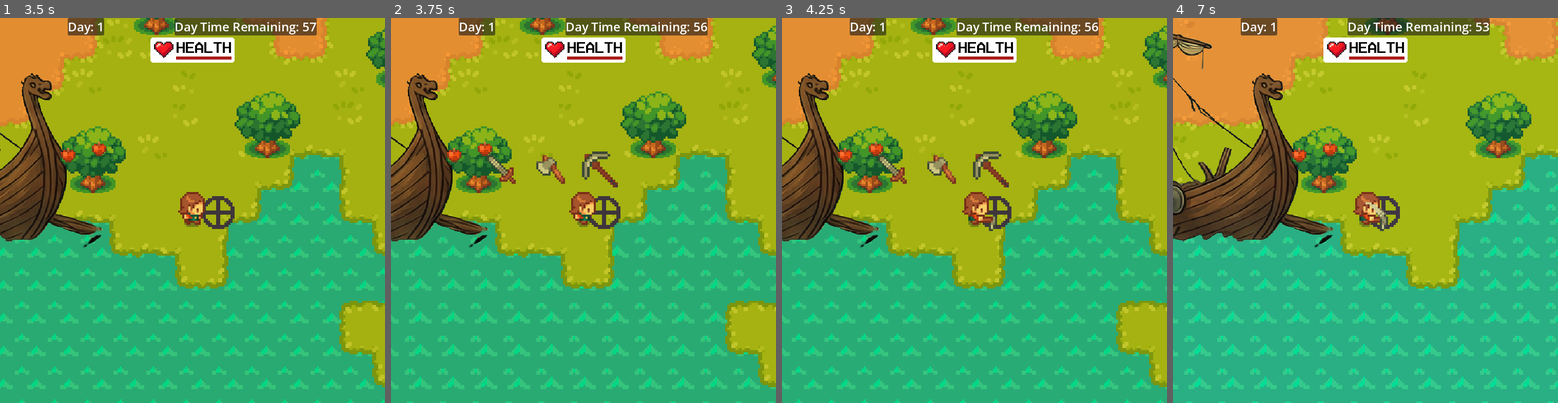
Above: before the commit, frames 1-4 (left to right).
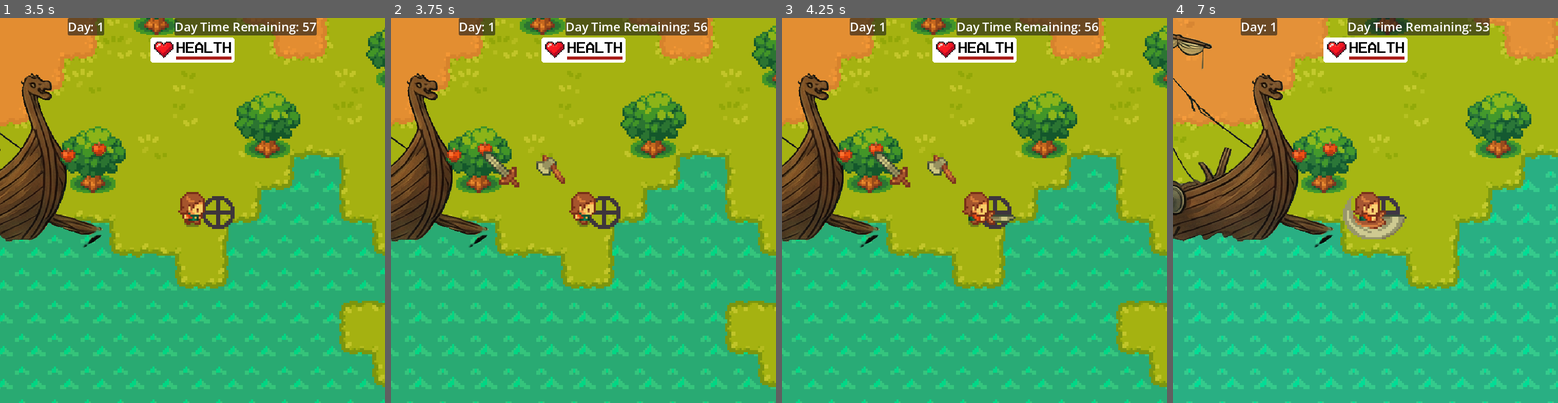
Above: after the commit, the same moments.

Repository: Offshoots/Survival-Game-Test
Game: Godot game, scene res://scenes/ui/main_menu_ui.tscn
Two runs of this game, one before a commit and one after it. Both use one fixed random seed, a clock stepped at 60 frames per second and the inputs below.
Inputs (mouse positions are in pixels of both pictures, inside the frame that each line leads up to):
- Up to frame 1 (3.5 s): click "Start" at 0.5 s; move the mouse to (192, 210) at 1.27 s; hold D (right) 1.28-2.03 s; tap Space (action) at 1.35, 2.3, 2.85 s; click (192, 210) at 1.42 s; move the mouse to (130, 172) at 2.02 s; hold Q (tool_backward) 2.03-2.78 s; tap H (Heal) at 2.1 s; click (130, 172) at 2.17 s; move the mouse to (304, 137) at 2.77 s; hold D (right) from 2.78 s (still down); click (304, 137) at 2.92 s
- Up to frame 2 (3.75 s): move the mouse to (564, 287) at 3.52 s; release D (right) at 3.53 s; hold E (tool_forward) from 3.53 s (still down); tap B (build) at 3.6 s; click (564, 287) at 3.67 s
- Up to frame 3 (4.25 s): keep holding E (tool_forward); tap Space (action) at 3.8 s
- Up to frame 4 (7 s): move the mouse to (1481, 268) at 4.27 s; release E (tool_forward) at 4.28 s; press the mouse at (1481, 268) at 4.28 s; hold A (left) 4.28-5.78 s; tap Space (action) at 4.55, 5.3, 6.05, 6.6 s; tap I (inventory) at 4.9 s; move the mouse to (1250, 152) at 5.02 s; release the mouse at (1250, 152) at 5.03 s; tap Tab (day_change) at 5.1 s; move the mouse to (1384, 210) at 5.77 s; hold Q (tool_backward) 5.78-6.53 s; tap N (diagnose) at 5.85 s; click (1384, 210) at 5.92 s; move the mouse to (1307, 114) at 6.52 s; hold D (right) from 6.53 s (still down)

Frame 1 is identical in both runs. In frame 2, 0.6% of the frame differs, in the area x 24-59%, y 34-44%; in frame 3, 0.8%; in frame 4, 0.9%, in the area x 44-61%, y 46-58%.

Commit message:
2_2_2026_u2
Updated ToolUI so that the Tool Inventory Array can be modified during the game and display only the tolls that have been acquired.

Diff:
--- a/scenes/characters/player.gd
+++ b/scenes/characters/player.gd
@@ -17,9 +17,13 @@
 var current_seed: Enum.Seed = Enum.Seed.TOMATO
 var current_inventory: Enum.Item
 var new_item : bool = false
+var new_tool : bool = false
 var inventory : Array[Enum.Item]
+var tool_inventory : Array[Enum.Tool] = [Enum.Tool.AXE, Enum.Tool.SWORD]
+var found_tool : Enum.Tool
 
 @onready var death_timer: Timer = $DeathTimer
+@onready var tool_ui: Control = $ToolUI
 
 signal tool_use(tool: Enum.Tool, pos: Vector2)
 signal diagnose
@@ -38,7 +42,7 @@
 
 
 func _ready() -> void:
-	pass
+	tool_ui.get_tool_inventory(tool_inventory)
 
 func _physics_process(_delta: float) -> void:
 	if can_move:
@@ -48,6 +52,8 @@
 		#mouse_move()
 		animate()
 
+	if new_tool == true:
+		tool_inventory.append(found_tool)
 
 #Storing items in an array for now, don't know if I'll use
 	if new_item == true:
@@ -60,7 +66,7 @@
 func get_basic_input():
 	if Input.is_action_just_pressed("tool_forward") or Input.is_action_just_pressed("tool_backward"):
 		var dir = Input.get_axis("tool_backward", "tool_forward")
-		current_tool = posmod((current_tool + int(dir)), Enum.Tool.size()-4) as Enum.Tool
+		current_tool = posmod((current_tool + int(dir)), tool_inventory.size()) as Enum.Tool
 		#print(current_tool)
 		$ToolUI.reveal_tool()
 
--- a/scenes/ui/tool_ui.gd
+++ b/scenes/ui/tool_ui.gd
@@ -17,9 +17,11 @@
 #By preloading the Tool Texture UI scene, we will have access to the new script and functions in that scene (such as "setup" func used inside of "texture_setup" below)
 var tool_texture_scene = preload("res://scenes/ui/tool_ui_texture.tscn")
 var seed_texture_scene = preload("res://scenes/ui/tool_ui_texture.tscn")
+var tools : Array[Enum.Tool] = [Enum.Tool.AXE, Enum.Tool.SWORD]
 
 func _ready() -> void:
-	texture_setup(Enum.Tool.values(), TOOL_TEXTURES, $ToolContainer)
+	print(tools)
+	texture_setup(tools, TOOL_TEXTURES, $ToolContainer)
 	$ToolContainer.hide()
 	texture_setup(Enum.Seed.values(), SEED_TEXTURES, $SeedContainer)
 	$SeedContainer.hide()
@@ -27,10 +29,11 @@
 func texture_setup(enum_list: Array, textures: Dictionary, container: HBoxContainer):
 	if textures == TOOL_TEXTURES:
 		#Size - 4 allows for only Sword, Axe, Pickaxe to be featured.
-		for enum_id in enum_list.size()-4:
+		for enum_id in enum_list:
 			var tool_texture = tool_texture_scene.instantiate()
 			#preloaded the Texture UI scene and now using the setup func, passing in each tool via enum_id in this for loop, and textures dictionary indexed for that enum_id
-			tool_texture.setup_tool(enum_id, textures[enum_id])
+			#Need to select the correct tool from the array to match the correct texture, using enum_list[enum_id]
+			tool_texture.setup_tool(enum_list[enum_id], textures[enum_list[enum_id]])
 			container.add_child(tool_texture)
 	elif textures == SEED_TEXTURES:
 		for enum_id in enum_list:
@@ -38,6 +41,11 @@
 			#preloaded the Texture UI scene and now using the setup func, passing in each tool via enum_id in this for loop, and textures dictionary indexed for that enum_id
 			seed_texture.setup_seed(enum_id, textures[enum_id])
 			container.add_child(seed_texture)
+
+#In the player scene "On ready" get the the tool_inventory
+func get_tool_inventory(tool_inv : Array):
+	tools = tool_inv
+
 
 #Reveal and Hide Timer are both improvements to the visual queue of the tool GUI.
 #ToolGUI opens on button to cycle then closes 1 second later.
